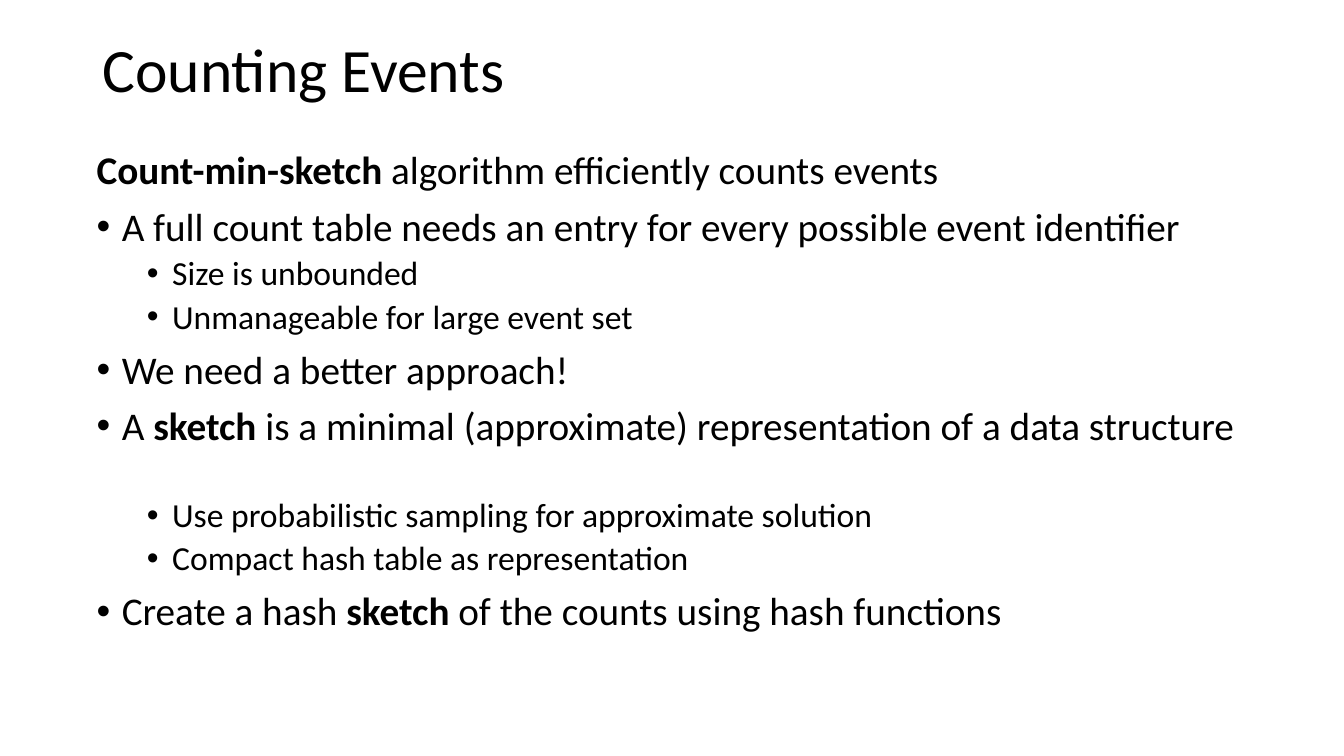
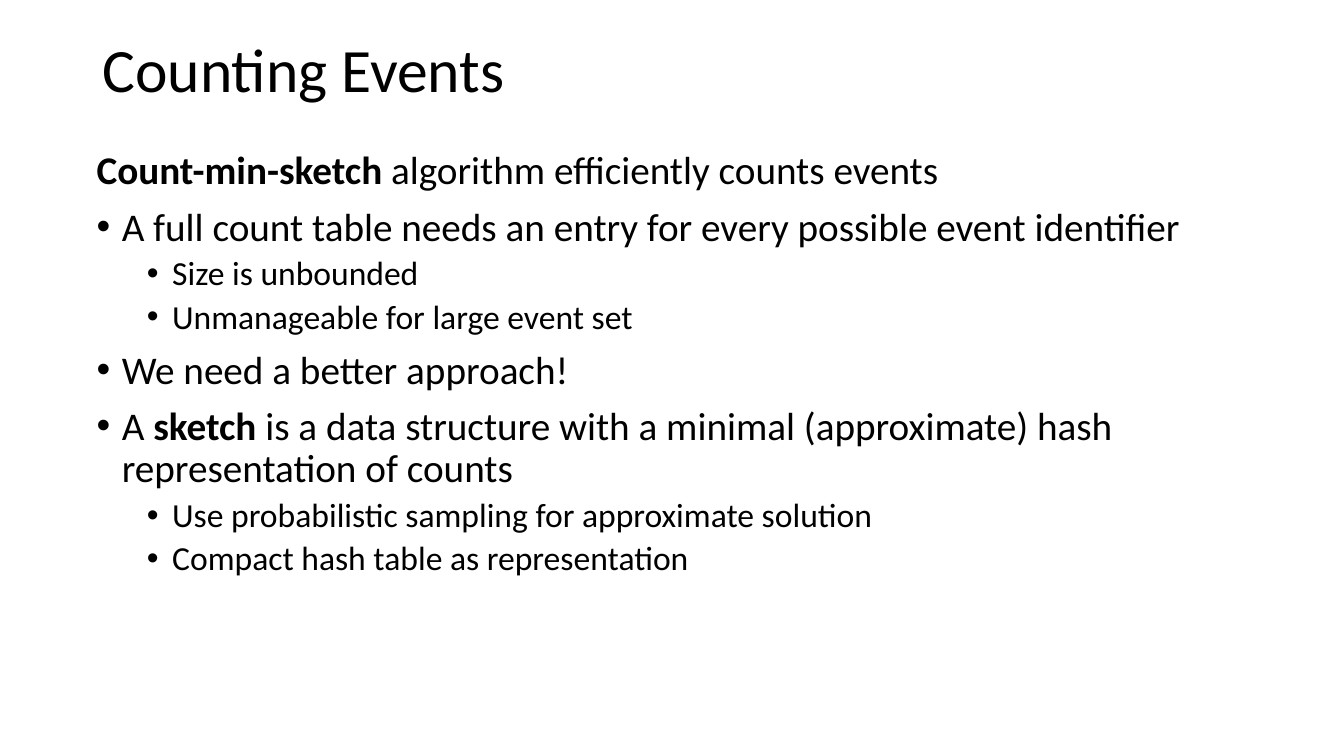
Before and after one commit to StephenElston/CSCI-E-108, a slide deck: slide 69 of slides/6_OnlineAnalytics_Part1.pptx (slide 68 before the commit). Drawn at 1344x756 pixels with LibreOffice and Linux fonts; fonts in the diff are those of the drawing. Boxes give left, top, right and bottom in pixels: in the first picture for what was removed or moved away, otherwise in the second. Text is boxed around its words. In the diff, an @@ line names an element or a change of style, - is before the commit and + after.

Commit message:
Typo corrections from lecture

```diff
--- a/slides/6_OnlineAnalytics_Part1.pptx
+++ b/slides/6_OnlineAnalytics_Part1.pptx
@@ text at box(122, 411, 1112, 489): text changed @@
-• A sketch is a minimal (approximate) representation of a data structure
+• A sketch is a data structure with a minimal (approximate) hash representation of counts
@@ text at box(122, 597, 1001, 632): paragraph removed @@
-• Create a hash sketch of the counts using hash functions
```
Also in this commit, not shown: 9 other slides changed, 1 slide added.
